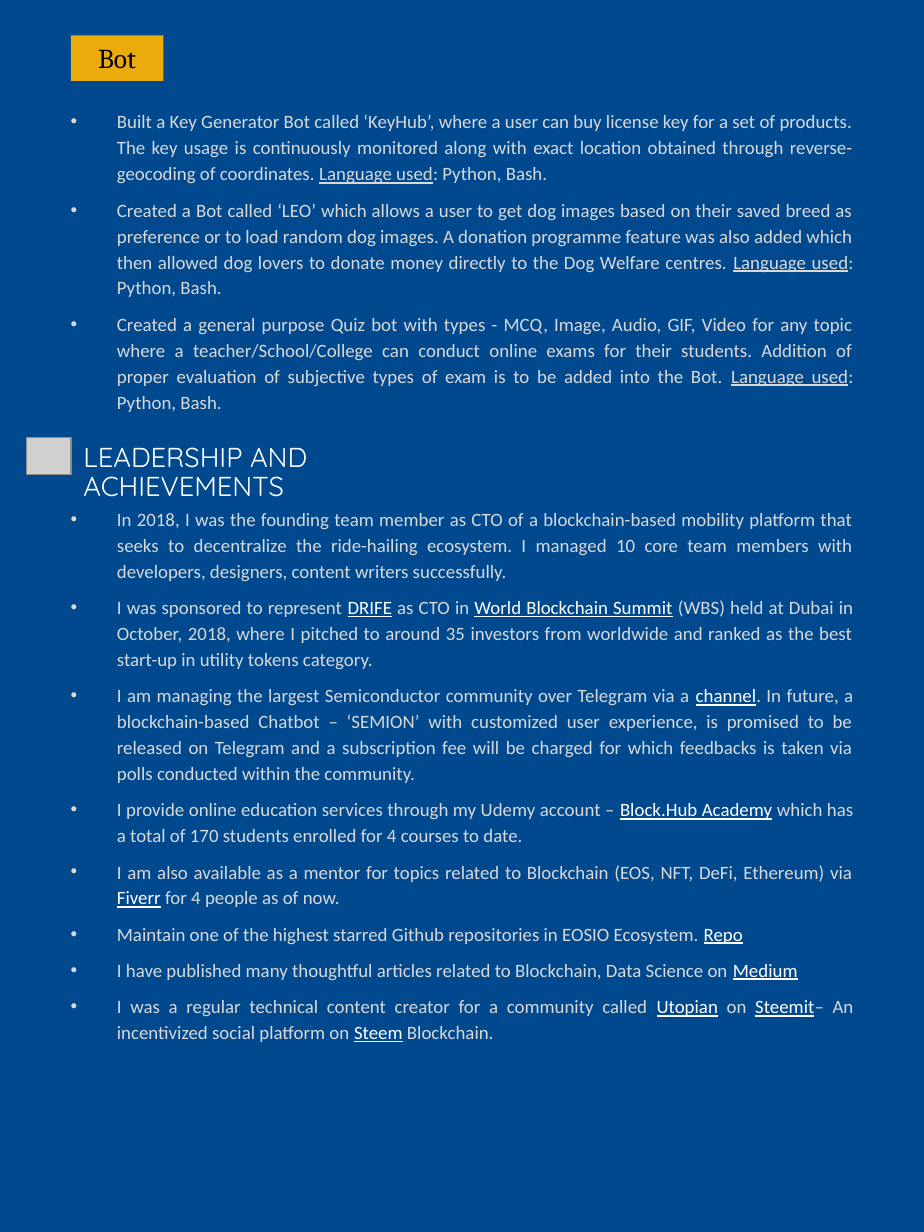
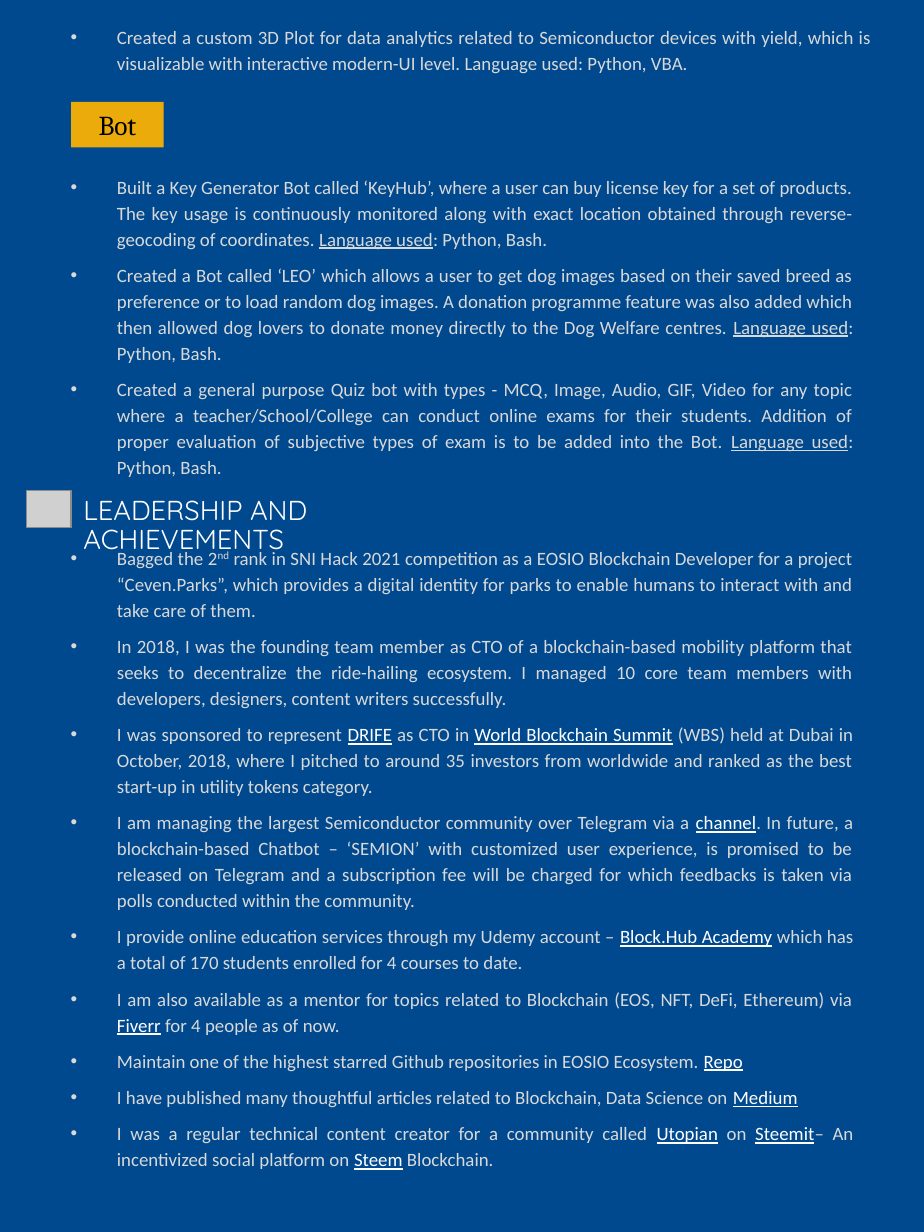
Before and after one commit to abhi3700/my_resume, a slide deck: slide 4 of my_resume.pptx. Drawn at 924x1232 pixels with LibreOffice and Linux fonts; fonts in the diff are those of the drawing; grey boxes stand for pictures. Boxes give left, top, right and bottom in pixels: in the first picture for what was removed or moved away, otherwise in the second. Text is boxed around its words. In the diff, an @@ line names an element or a change of style, - is before the commit and + after.

Commit message:
added DeFi experience

```diff
--- a/my_resume.pptx
+++ b/my_resume.pptx
@@ text added at <box>117,31,871,74</box>, 11 pt, text #D9D9D9 @@
+• Created a custom 3D Plot for data analytics related to Semiconductor devices with yield, which is visualizable with interactive modern-UI level. Language used: Python, VBA.
@@ rectangle "Bot": place and size @@
-rectangle "Bot" at <box>70,36,163,81</box>
+rectangle "Bot" at <box>71,102,164,148</box>
@@ text "Built a Key Generator Bot ...": place and size @@
-text "Built a Key Generator Bot ..." at <box>117,114,854,386</box>
+text "Built a Key Generator Bot ..." at <box>117,180,854,451</box>
@@ picture removed at <box>27,437,71,474</box> @@
@@ picture added at <box>27,490,71,527</box> @@
@@ text "LEADERSHIP AND ACHIEVEMENTS" rewrapped from <box>83,447,307,497</box> to <box>83,500,307,557</box> @@
@@ text "Bagged the 2nd rank in ...": place and size @@
-text "Bagged the 2nd rank in ..." at <box>117,513,854,1042</box>
+text "Bagged the 2nd rank in ..." at <box>117,552,854,1170</box>
@@ text at <box>117,552,852,617</box>: paragraph added @@
+• Bagged the 2nd rank in SNI Hack 2021 competition as a EOSIO Blockchain Developer for a project “Ceven.Parks”, which provides a digital identity for parks to enable humans to interact with and take care of them.
```
Also in this commit, not shown: 3 other slides changed, 1 other file.
